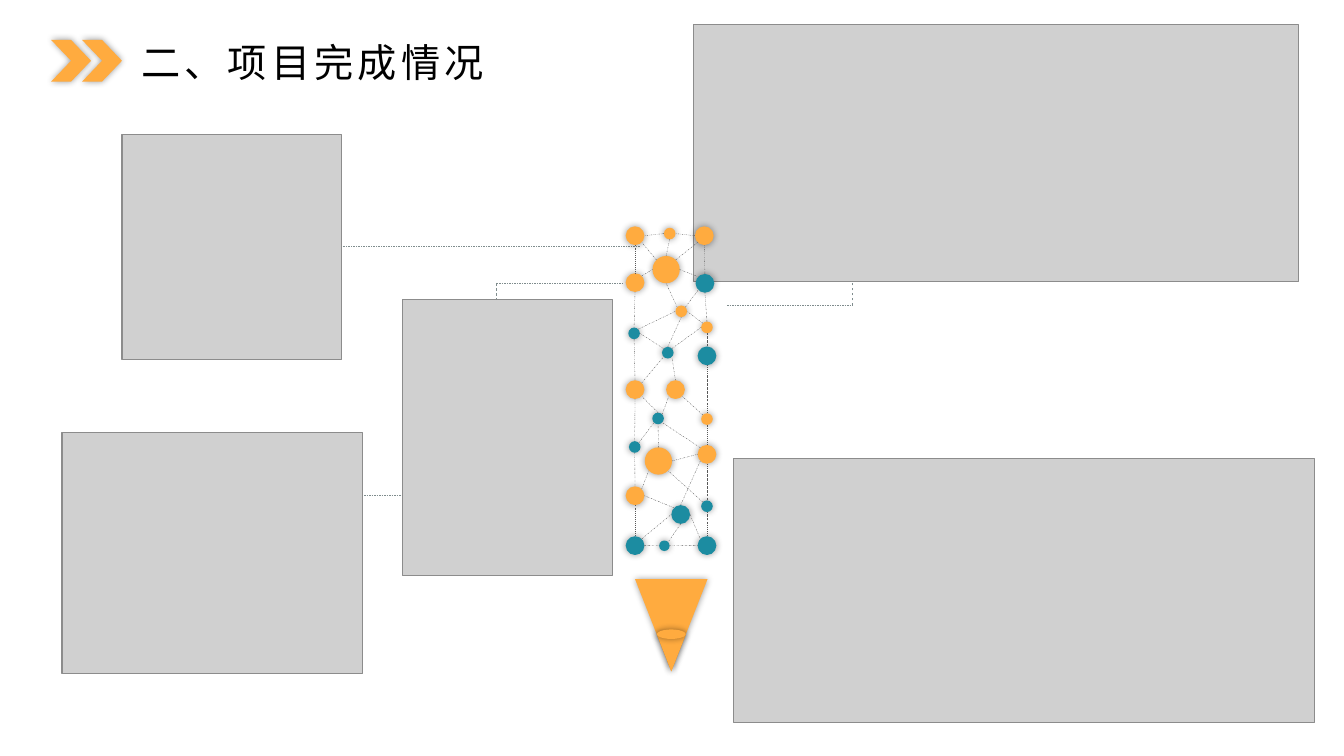
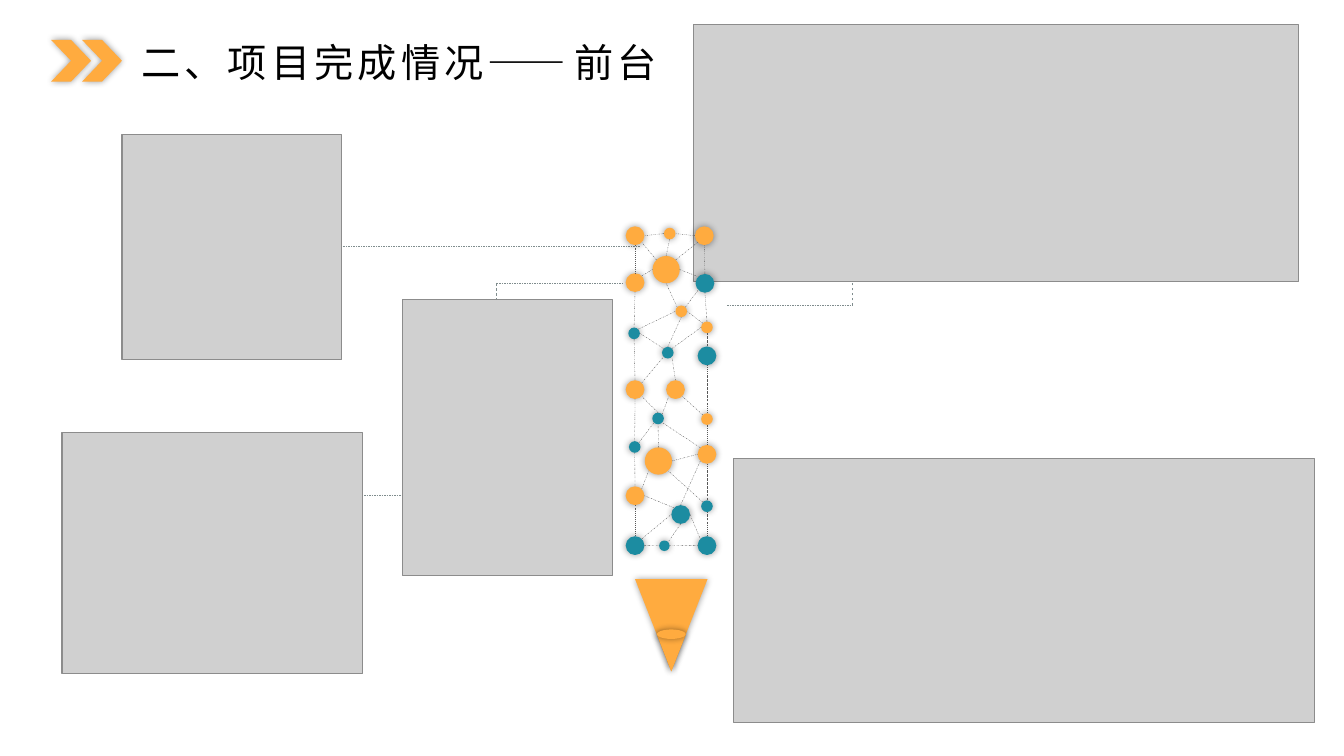
Before and after one commit to yy207/myshop, a slide deck: slide 7 of MyShop/线上商店(乐购网)演示文档.pptx. Drawn at 1344x756 pixels with LibreOffice and Linux fonts; fonts in the diff are those of the drawing; grey boxes stand for pictures. Boxes give left, top, right and bottom in pixels: in the first picture for what was removed or moved away, otherwise in the second. Text is boxed around its words. In the diff, an @@ line names an element or a change of style, - is before the commit and + after.

```diff
--- a/MyShop/线上商店(乐购网)演示文档.pptx
+++ b/MyShop/线上商店(乐购网)演示文档.pptx
@@ text at [141, 44, 657, 80]: text changed @@
-二、项目完成情况
+二、项目完成情况——前台
```
Also in this commit, not shown: 2 other slides changed.
